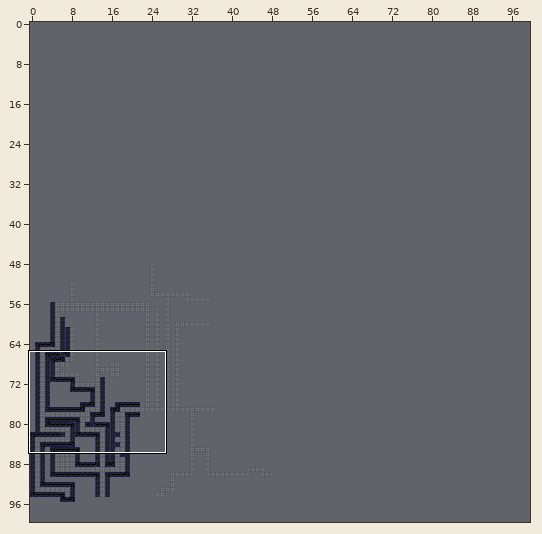
Tiled map, stored at assets/untitled.tmx. Above: a wide view before the commit, with the close-up outlined.
Close-up. Before the commit:
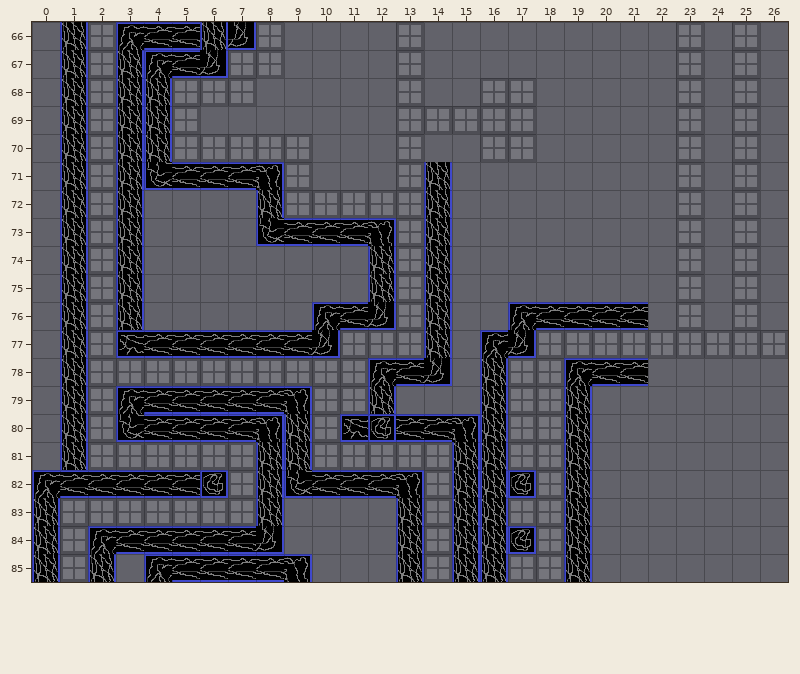
Cells are 32x32 px. Shown: x 0..26, y 66..85. The commit also changed other parts of the map, which this record leaves out.
After:
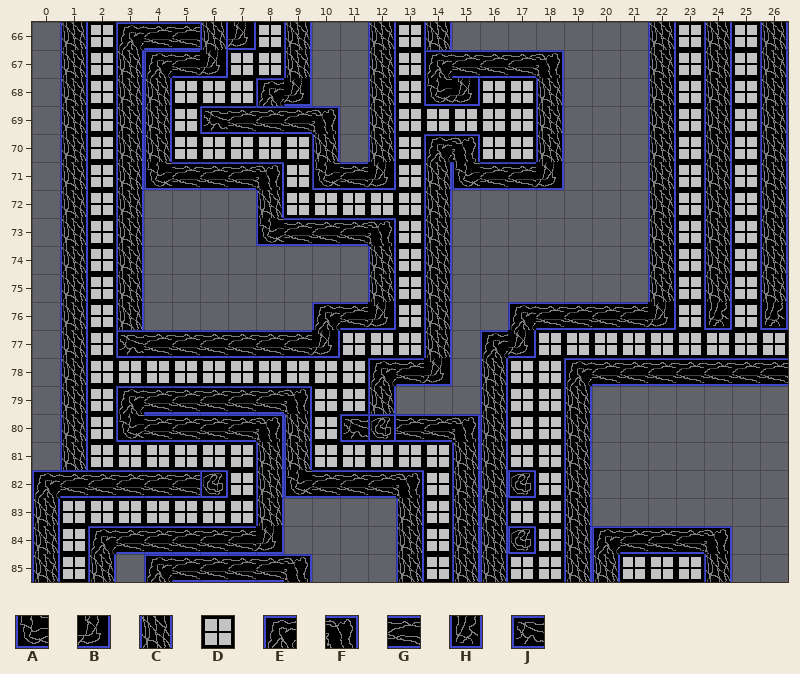
Key: from "Maze": A 0 "bl_corner", B 1 "br_corner", C 3 "h_wall", D 4 "playing", E 5 "tl_corner", F 6 "tr_corner", G 7 "v_wall", H 8 "end_bottom", J 9 "end_l".
_ is an empty cell.
The edit:
layer "Tile Layer 1" opacity 20% -> 100%
Layer "Tile Layer 1":
y 85: x 21..23 ___ -> DDD
Layer "Walls":
y 66: x 9 _ -> C; x 12 _ -> C; x 14 _ -> C; x 22 _ -> C; x 24 _ -> C; x 26 _ -> C
y 67: x 9 _ -> C; x 12 _ -> C; x 14..18 _____ -> EGGGF; x 22 _ -> C; x 24 _ -> C; x 26 _ -> C
y 68: x 8..9 __ -> EB; x 12 _ -> C; x 14..15 __ -> AB; x 18 _ -> C; x 22 _ -> C; x 24 _ -> C; x 26 _ -> C
y 69: x 6..10 _____ -> JGGGF; x 12 _ -> C; x 18 _ -> C; x 22 _ -> C; x 24 _ -> C; x 26 _ -> C
y 70: x 10 _ -> C; x 12 _ -> C; x 14..15 __ -> EF; x 18 _ -> C; x 22 _ -> C; x 24 _ -> C; x 26 _ -> C
y 71: x 10..12 ___ -> AGB; x 15..18 ____ -> AGGB; x 22 _ -> C; x 24 _ -> C; x 26 _ -> C
y 72..75: x 22 _ -> C; x 24 _ -> C; x 26 _ -> C
y 76: x 22 _ -> B; x 24 _ -> H; x 26 _ -> H
y 78: x 22..26 _____ -> GGGGG
y 84: x 20..24 _____ -> EGGGF
y 85: x 20 _ -> C; x 24 _ -> C
